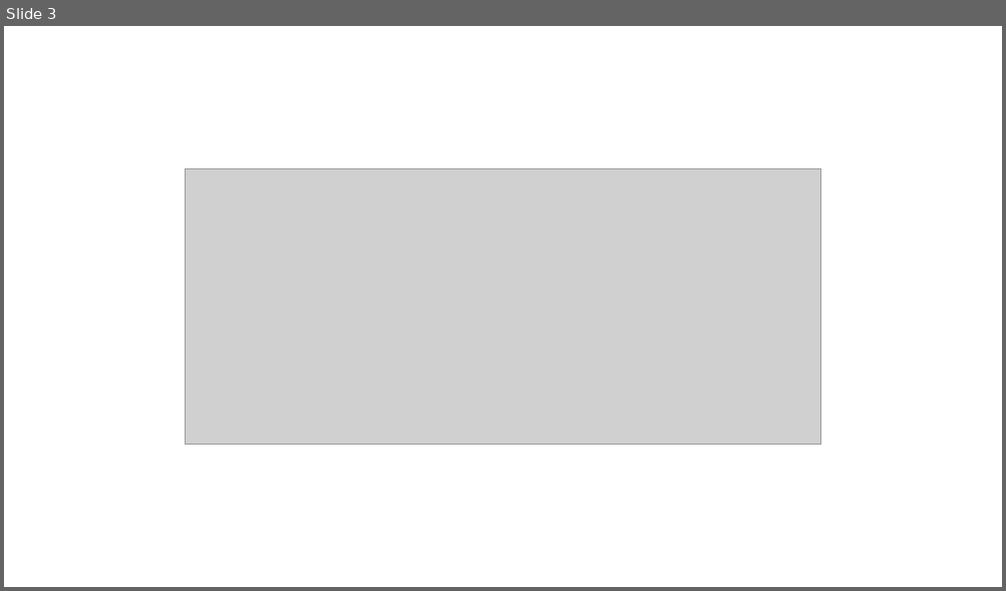
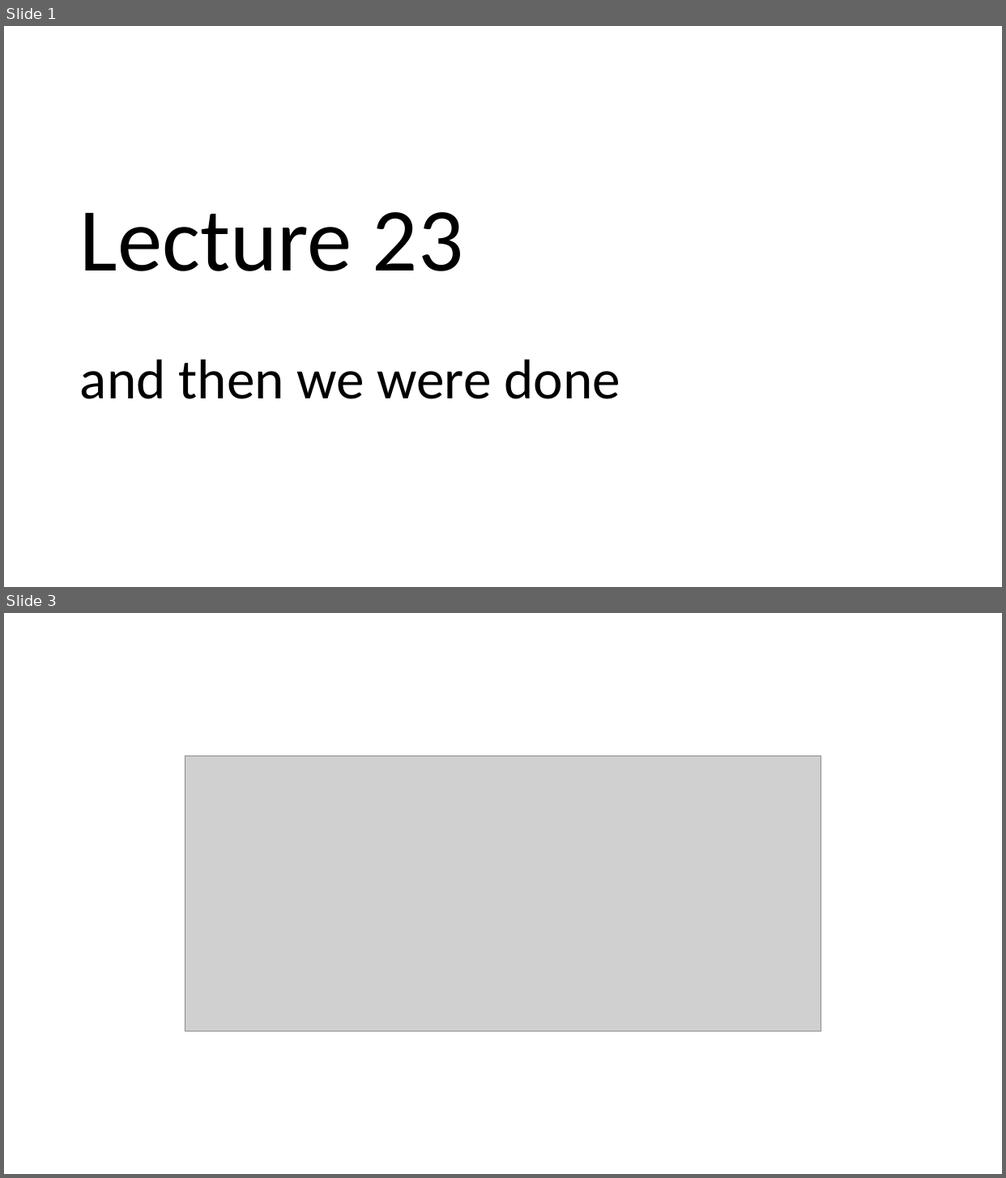
Before and after one commit to GregorKiczales/spd-materials, a slide deck: instructor/l23/lec23-wrap.pptx. Shown one above the other, each under a label of ours: slide 3 before the commit, slides 1 and 3 after it; the slides between them are not shown. The pictures are 1006x591 and 1006x1178 pixels, drawn with LibreOffice and Linux fonts; fonts in the diff are those of the drawing; grey boxes stand for pictures. Boxes give left, top, right and bottom in pixels: in the first picture for what was removed or moved away, otherwise in the second. Text is boxed around its words. In the diff, an @@ line names an element or a change of style, - is before the commit and + after.

```diff
--- a/instructor/l23/lec23-wrap.pptx
+++ b/instructor/l23/lec23-wrap.pptx
@@ slide 1 added at [4,26,1002,587], background #FFFFFF @@
@@ title added at [80,212,620,399], 54 pt, text #000000 @@
+Lecture 23
+and then we were done
```
Also in this commit, not shown: 2 slides changed, 5 other slides added, 4 slides removed, 14 other files.
